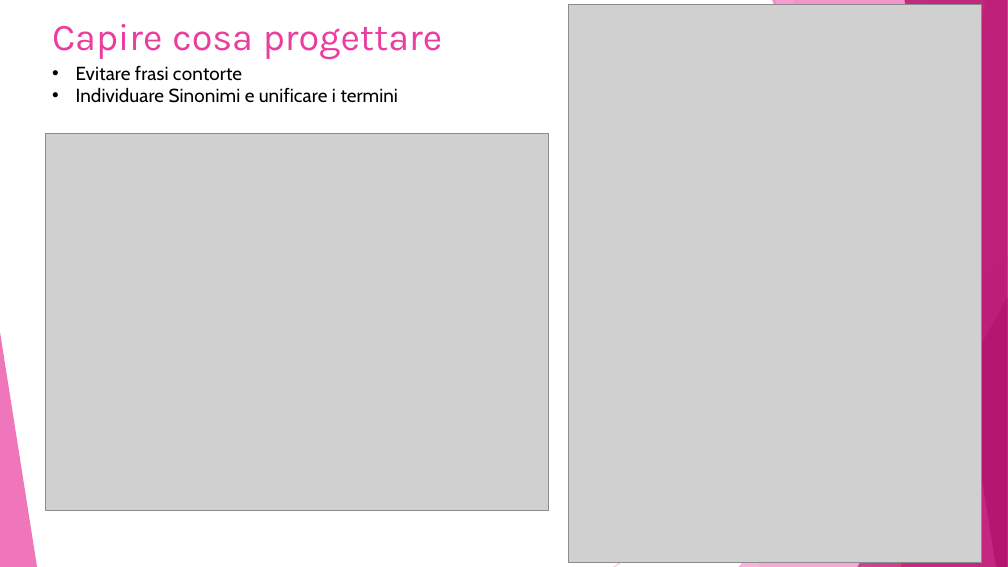
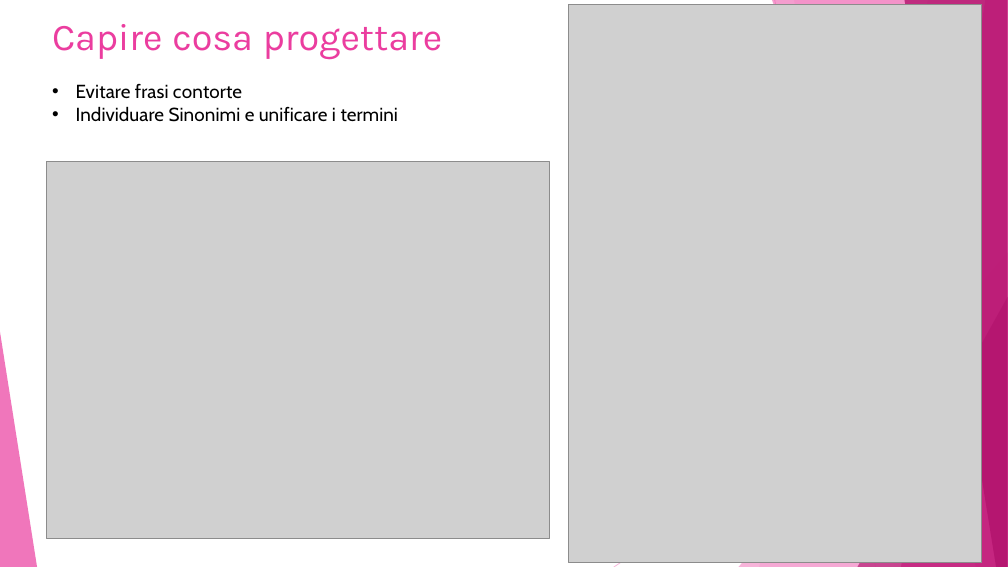
Before and after one commit to Damiana-Arangio/database-biblioteca, a slide deck: slide 3 of docs/presentazione.pptx (slide 4 before the commit). Drawn at 1008x567 pixels with LibreOffice and Linux fonts; fonts in the diff are those of the drawing; grey boxes stand for pictures. Boxes give left, top, right and bottom in pixels: in the first picture for what was removed or moved away, otherwise in the second. Text is boxed around its words. In the diff, an @@ line names an element or a change of style, - is before the commit and + after.

```diff
--- a/docs/presentazione.pptx
+++ b/docs/presentazione.pptx
@@ text "Evitare frasi contorte": place and size @@
-text "Evitare frasi contorte" at <box>76,66,398,103</box>
+text "Evitare frasi contorte" at <box>76,84,398,122</box>
@@ picture: place and size @@
-picture at <box>46,133,549,510</box>
+picture at <box>46,161,549,538</box>
```
Also in this commit, not shown: 9 other slides changed, 1 slide removed.
